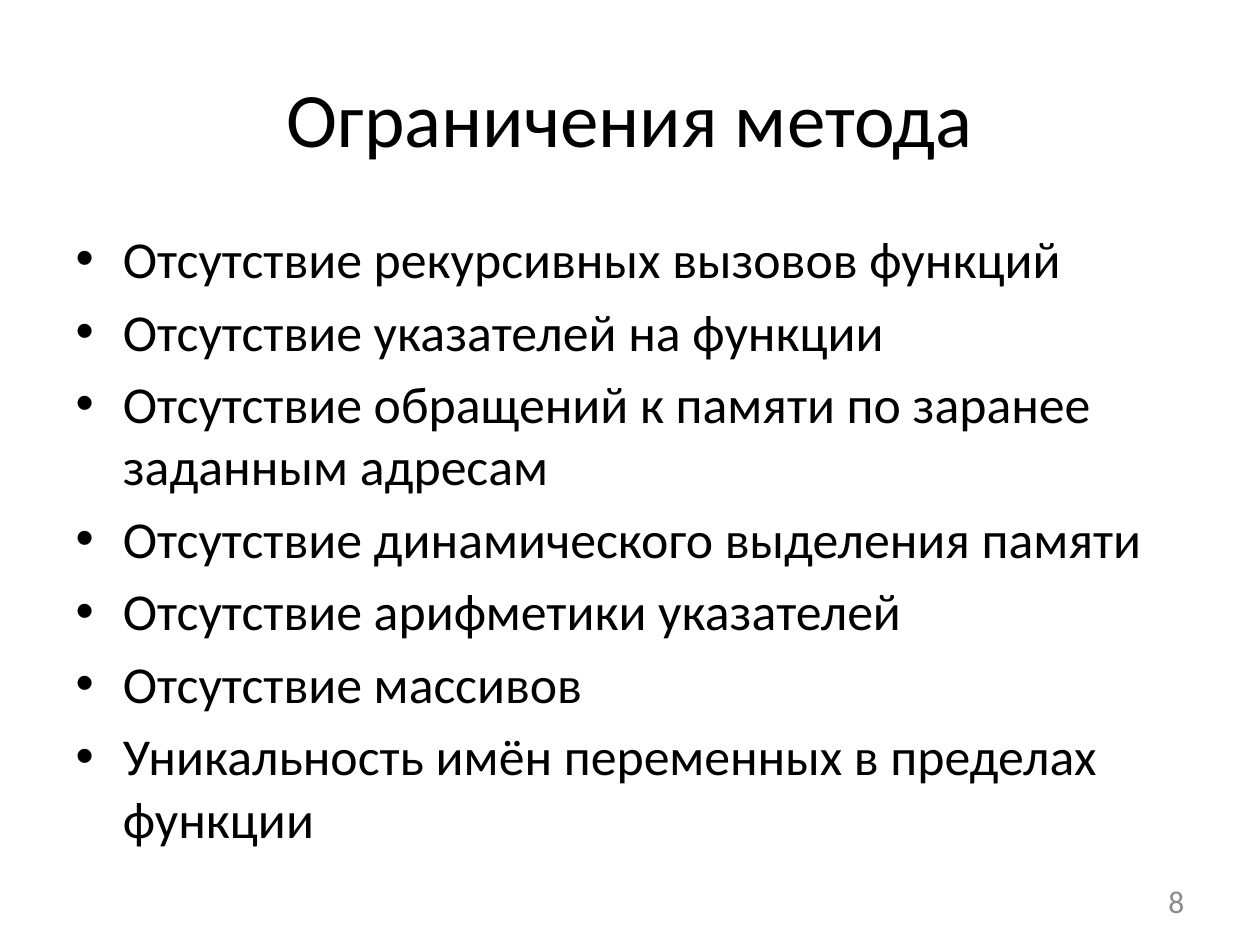
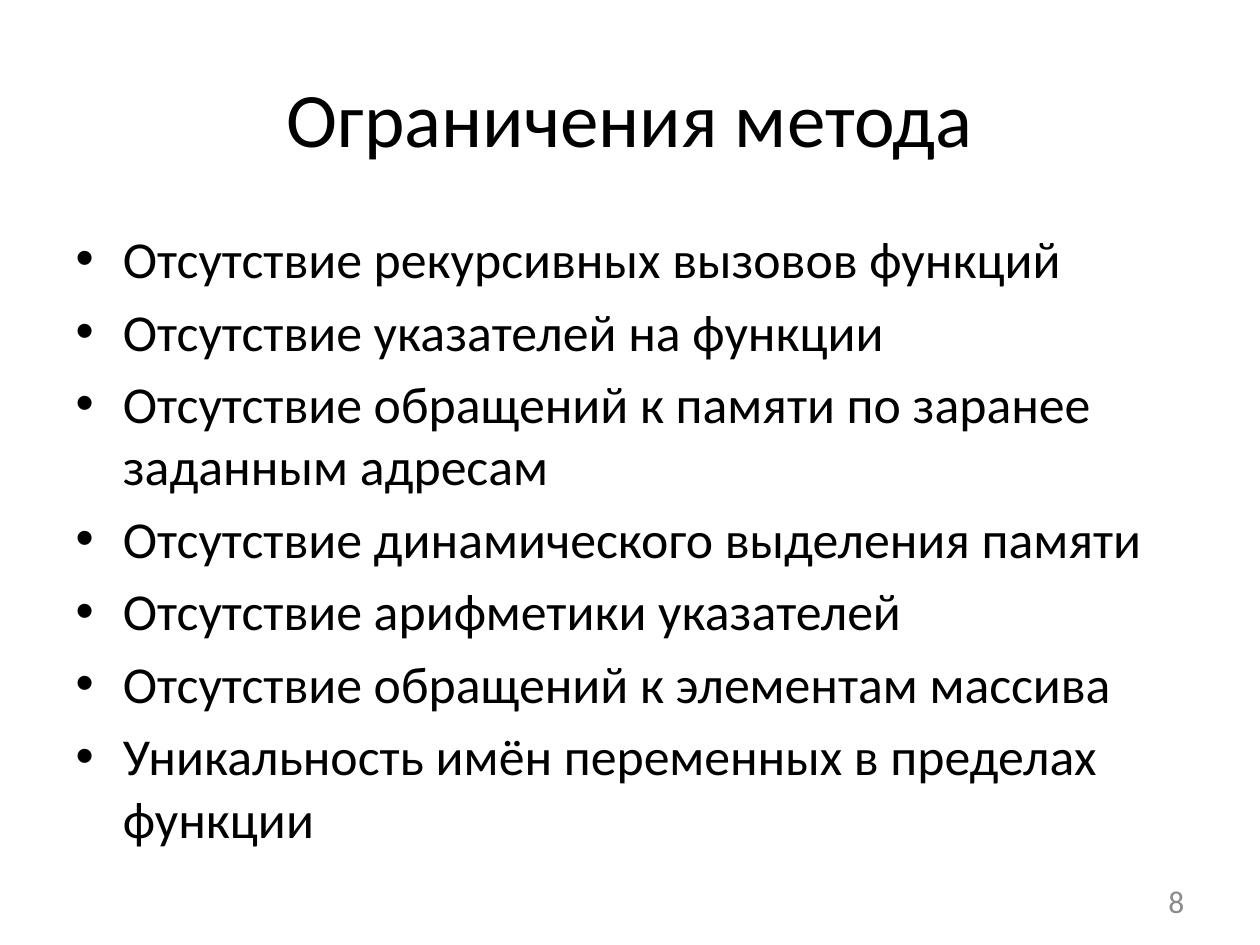
Before and after one commit to afrolovskiy/diplom, a slide deck: slide 8 of presentations/diplom/static race detection.pptx. Drawn at 1260x945 pixels with LibreOffice and Linux fonts; fonts in the diff are those of the drawing. Boxes give left, top, right and bottom in pixels: in the first picture for what was removed or moved away, otherwise in the second. Text is boxed around its words. In the diff, an @@ line names an element or a change of style, - is before the commit and + after.

```diff
--- a/presentations/diplom/static race detection.pptx
+++ b/presentations/diplom/static race detection.pptx
@@ text at <box>123,667,1111,712</box>: text changed @@
-• Отсутствие массивов
+• Отсутствие обращений к элементам массива
```
Also in this commit, not shown: 6 other slides changed, 7 other files.
